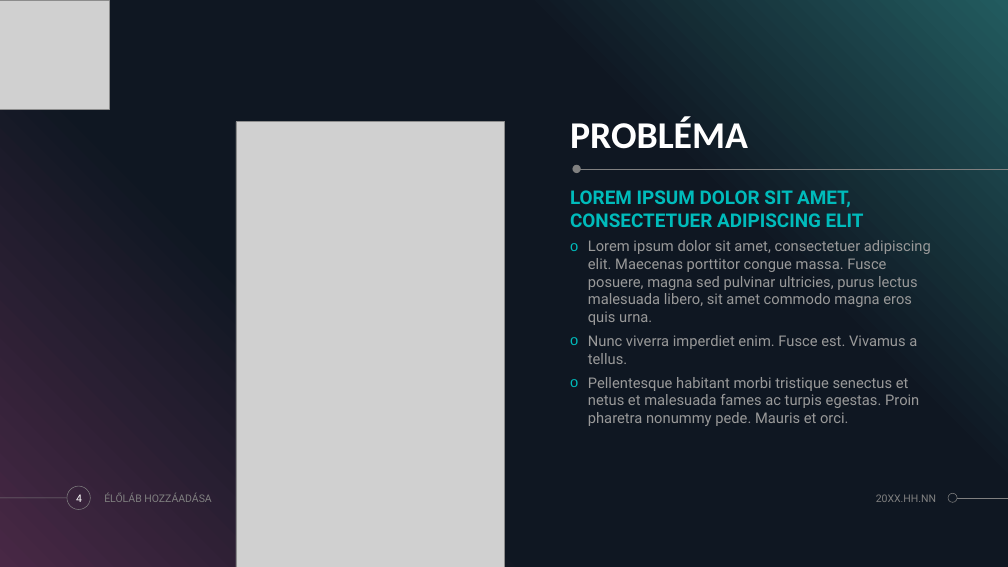
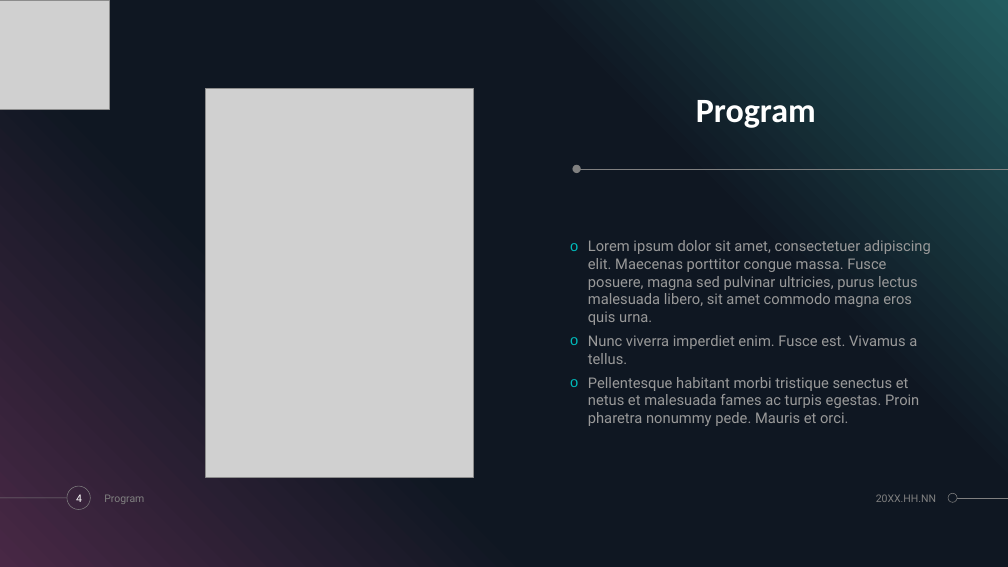
Before and after one commit to zamboilles21/terfelszinszamitas, a slide deck: slide 4 of documentation/PPT/TerFelSzoft.pptx. Drawn at 1008x567 pixels with LibreOffice and Linux fonts; fonts in the diff are those of the drawing; grey boxes stand for pictures. Boxes give left, top, right and bottom in pixels: in the first picture for what was removed or moved away, otherwise in the second. Text is boxed around its words. In the diff, an @@ line names an element or a change of style, - is before the commit and + after.

```diff
--- a/documentation/PPT/TerFelSzoft.pptx
+++ b/documentation/PPT/TerFelSzoft.pptx
@@ picture: place and size @@
-picture at <box>236,122,504,567</box>
+picture at <box>206,88,473,478</box>
@@ title at <box>696,100,816,128</box>: text changed; size 36 to 32.4 pt @@
-PROBLÉMA
+Program
@@ text removed at <box>570,190,864,227</box> @@
-LOREM IPSUM DOLOR SIT AMET, CONSECTETUER ADIPISCING ELIT
@@ text at <box>104,494,144,504</box>: text changed @@
-ÉLŐLÁB HOZZÁADÁSA
+Program
```
Also in this commit, not shown: 5 other slides changed.
